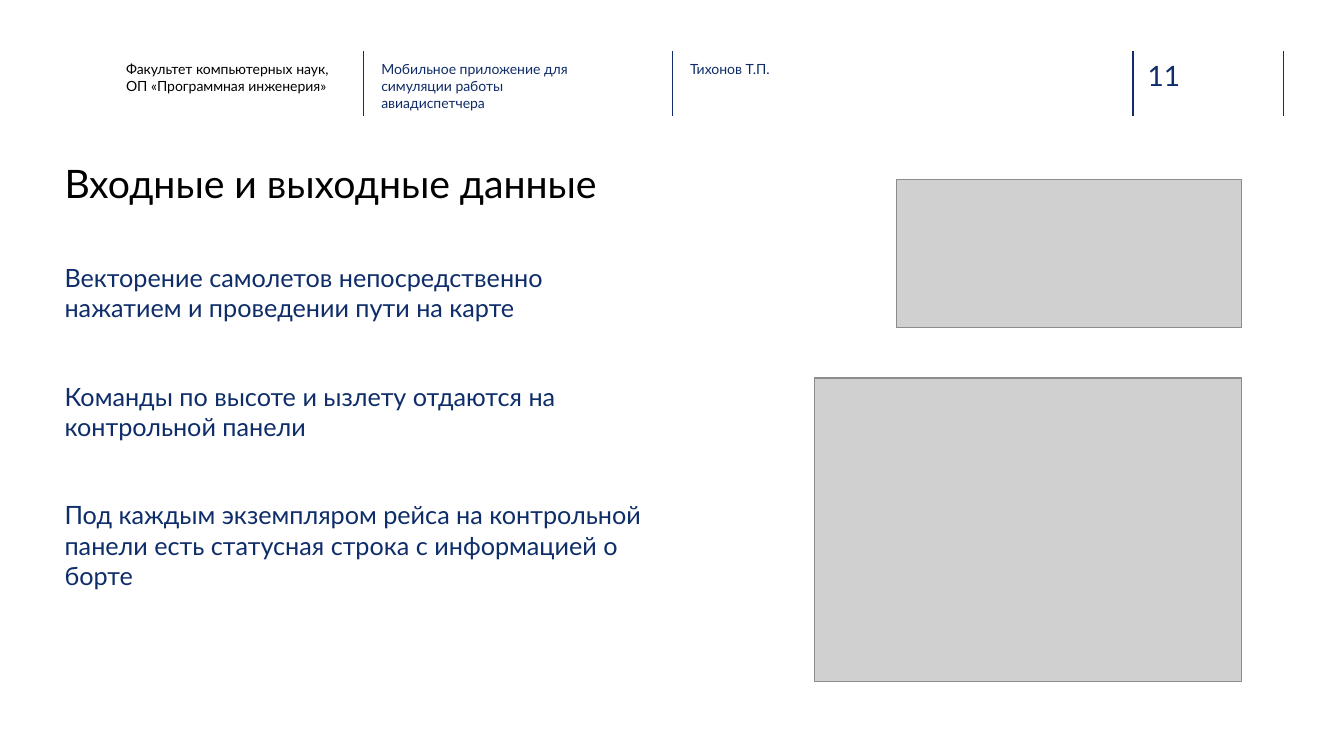
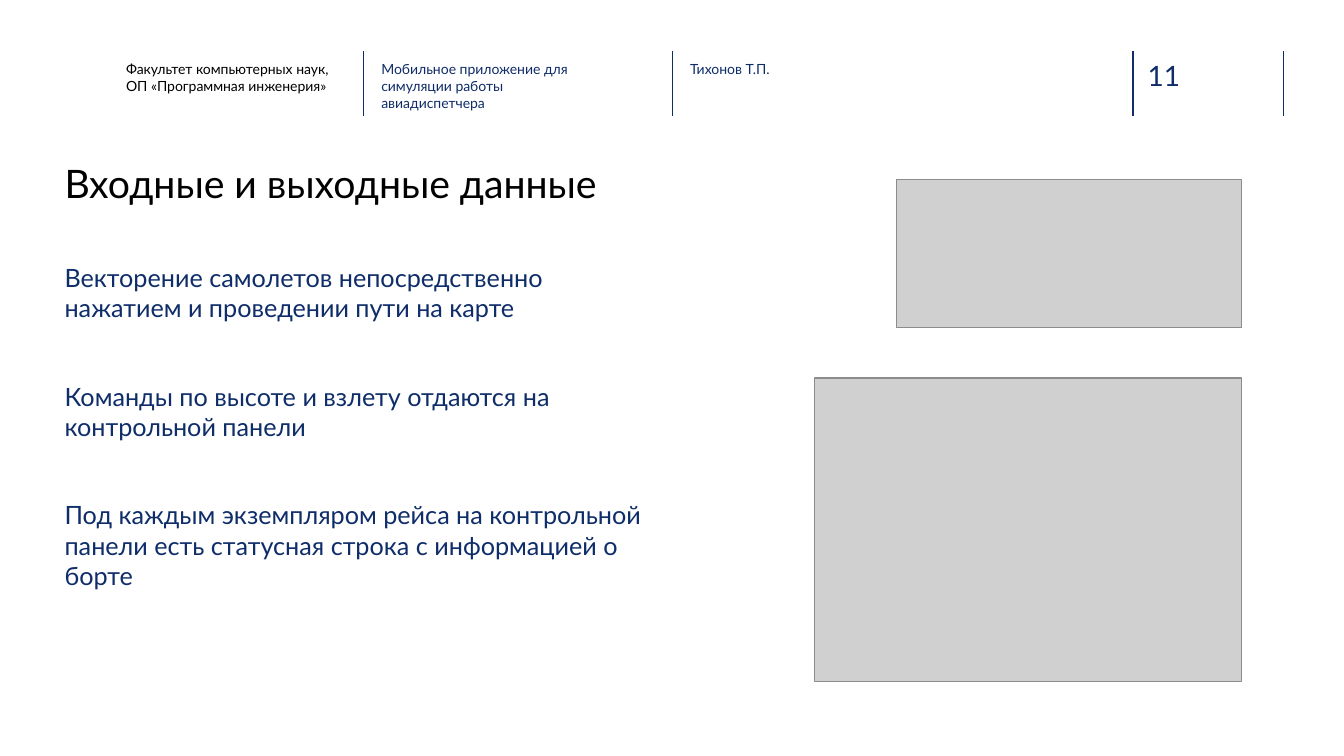
Before and after one commit to timtikh/touch_dispatch, a slide deck: slide 11 of Дипломные доки/presentations/TouchDispatchВКР-new.pptx. Drawn at 1344x756 pixels with LibreOffice and Linux fonts; fonts in the diff are those of the drawing; grey boxes stand for pictures; background and template pictures are left out. Boxes give left, top, right and bottom in pixels: in the first picture for what was removed or moved away, otherwise in the second. Text is boxed around its words. In the diff, an @@ line names an element or a change of style, - is before the commit and + after.

```diff
--- a/Дипломные доки/presentations/TouchDispatchВКР-new.pptx
+++ b/Дипломные доки/presentations/TouchDispatchВКР-new.pptx
@@ text at [65,388,550,441]: text changed @@
-Команды по высоте и ызлету отдаются на контрольной панели
+Команды по высоте и взлету отдаются на контрольной панели
```
Also in this commit, not shown: 1 other slide changed, 25 other files.
